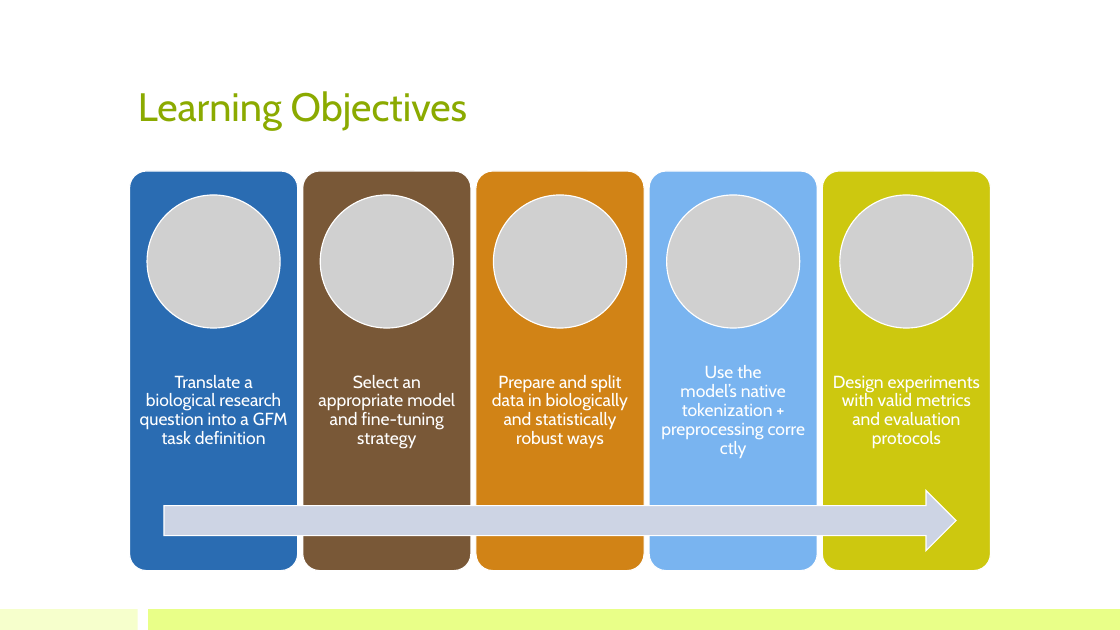
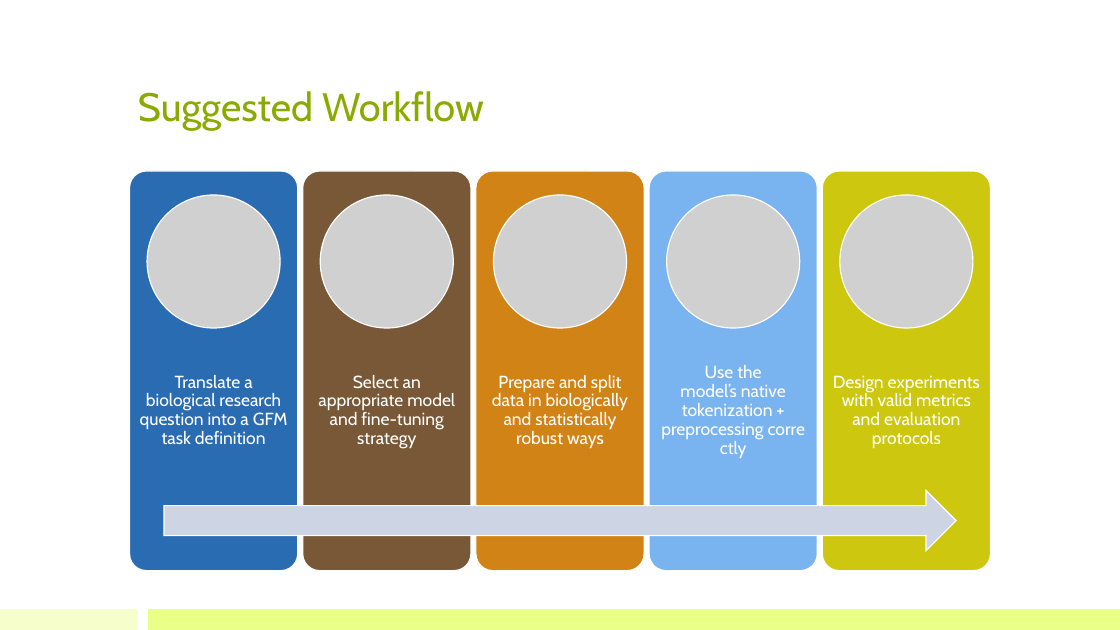
Before and after one commit to bioinfo-kaust/gfm-workshop, a slide deck: slide 3 of lecture_slides/4.day2_after_lunch/lecture_4b_from_research_question_to_fine-tuned_model.pptx. Drawn at 1120x630 pixels with LibreOffice and Linux fonts; fonts in the diff are those of the drawing; grey boxes stand for pictures. Boxes give left, top, right and bottom in pixels: in the first picture for what was removed or moved away, otherwise in the second. Text is boxed around its words. In the diff, an @@ line names an element or a change of style, - is before the commit and + after.

```diff
--- a/lecture_slides/4.day2_after_lunch/lecture_4b_from_research_question_to_fine-tuned_model.pptx
+++ b/lecture_slides/4.day2_after_lunch/lecture_4b_from_research_question_to_fine-tuned_model.pptx
@@ title at <box>138,91,484,131</box>: text changed @@
-Learning Objectives
+Suggested Workflow
```
Also in this commit, not shown: 5 other slides changed, 5 other files.
